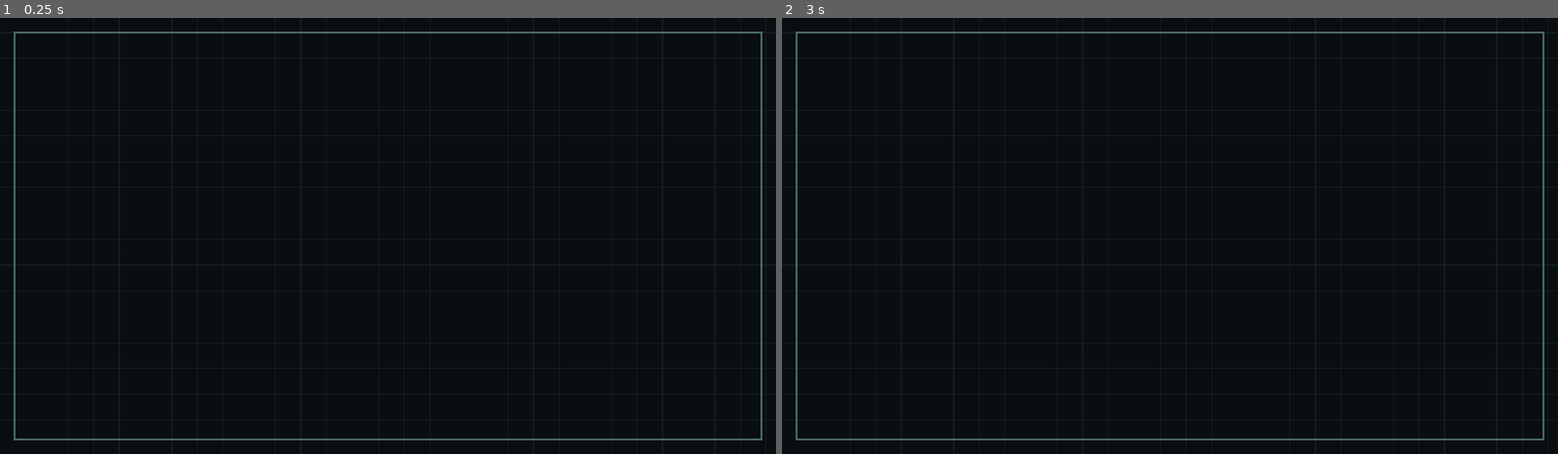
Above: before the commit, frames 1-2 (left to right).
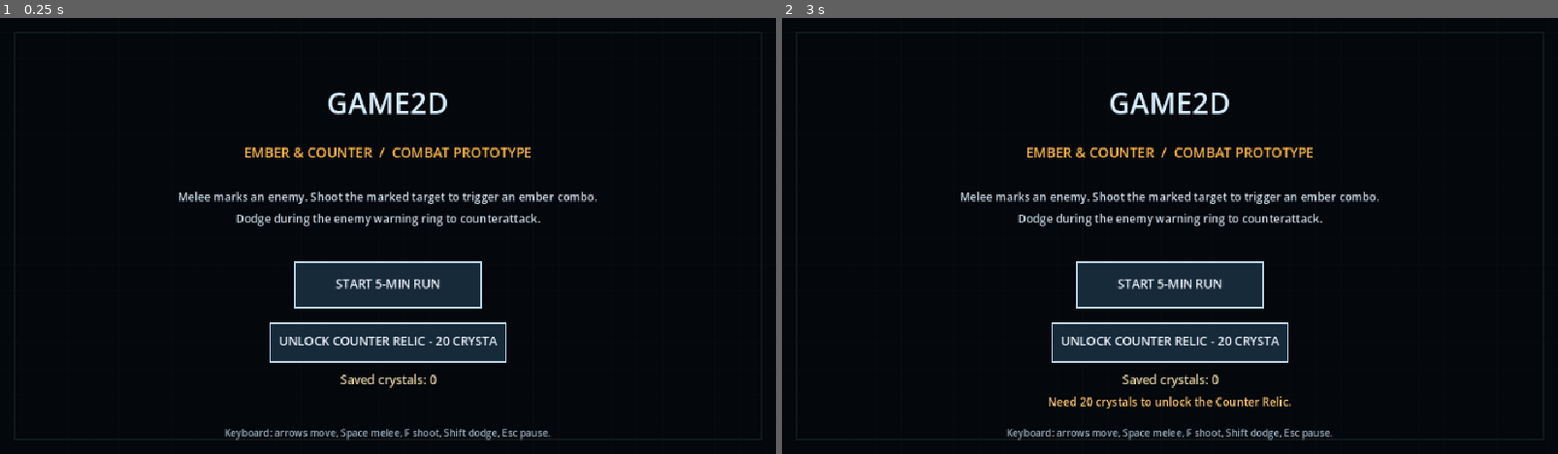
Above: after the commit, the same moments.

Repository: vtnamDev/Game2D
Game: Godot game, scene res://scenes/main.tscn
Two runs of this game, one before a commit and one after it. Both use one fixed random seed, a clock stepped at 60 frames per second and the inputs below.
Inputs (mouse positions are in pixels of both pictures, inside the frame that each line leads up to):
- Up to frame 1 (0.25 s): no input
- Up to frame 2 (3 s): tap Enter at 0.5, 2 s; move the mouse to (1340, 214) at 0.52 s; hold Right (ui_right) 0.53-1.25 s; tap F at 0.6, 2.1 s; click (1340, 214) at 0.67 s; tap Space at 0.77, 1.25, 2.75 s; drag from (1014, 257) to (1131, 323) at 1.27 s; move the mouse to (1247, 140) at 2.02 s; hold Right (ui_right) 2.03-2.75 s; drag from (1131, 323) to (937, 170) at 2.77 s

The runs differ from the first frame. In frame 1, 9.5% of the frame differs, in the area x 1-99%, y 3-97%; in frame 2, 9.8%.
Error before the commit: Parse Error: Cannot infer the type of "lines" variable because the value doesn't have a set type. (res://scripts/touch_controls.gd:241)

Commit message:
Fix UI script typing and fail CI on Godot errors

Diff:
--- a/scripts/touch_controls.gd
+++ b/scripts/touch_controls.gd
@@ -197,7 +197,9 @@
 	var relic_text := "COUNTER RELIC UNLOCKED" if bool(stats.get("unlocked_relic", false)) else "UNLOCK COUNTER RELIC - 20 CRYSTALS"
 	_draw_button_rect(font, _unlock_rect(), relic_text)
 	_draw_centered(font, "Saved crystals: %d" % int(stats.get("crystals", 0)), Vector2(size.x * 0.5, size.y * 0.84), 15, Color(0.9, 0.83, 0.63))
-	_draw_centered(font, "Keyboard: arrows move, Space melee, F shoot, Shift dodge, Esc pause.", Vector2(size.x * 0.5, size.y * 0.93), 12, Color(0.62, 0.69, 0.75))
+	if message != "":
+		_draw_centered(font, message, Vector2(size.x * 0.5, size.y * 0.89), 14, Color(1.0, 0.78, 0.44))
+	_draw_centered(font, "Keyboard: arrows move, Space melee, F shoot, Shift dodge, Esc pause.", Vector2(size.x * 0.5, size.y * 0.96), 12, Color(0.62, 0.69, 0.75))
 
 
 func _draw_hud(font: Font) -> void:
@@ -238,7 +240,7 @@
 		draw_rect(rect, Color(0.10, 0.15, 0.20, 0.96), true)
 		draw_rect(rect, Color(0.72, 0.82, 0.88, 0.85), false, 2.0)
 		draw_string(font, Vector2(rect.position.x + 10.0, rect.position.y + 28.0), titles[index], HORIZONTAL_ALIGNMENT_CENTER, rect.size.x - 20.0, 16, Color(1.0, 0.76, 0.31))
-		var lines := descriptions[index].split("\n")
+		var lines: PackedStringArray = descriptions[index].split("\n")
 		for line_index in range(lines.size()):
 			draw_string(font, Vector2(rect.position.x + 10.0, rect.position.y + 60.0 + line_index * 22.0), lines[line_index], HORIZONTAL_ALIGNMENT_CENTER, rect.size.x - 20.0, 13, Color(0.87, 0.91, 0.94))
 
Not shown, changed: .github/workflows/godot-validation.yml
